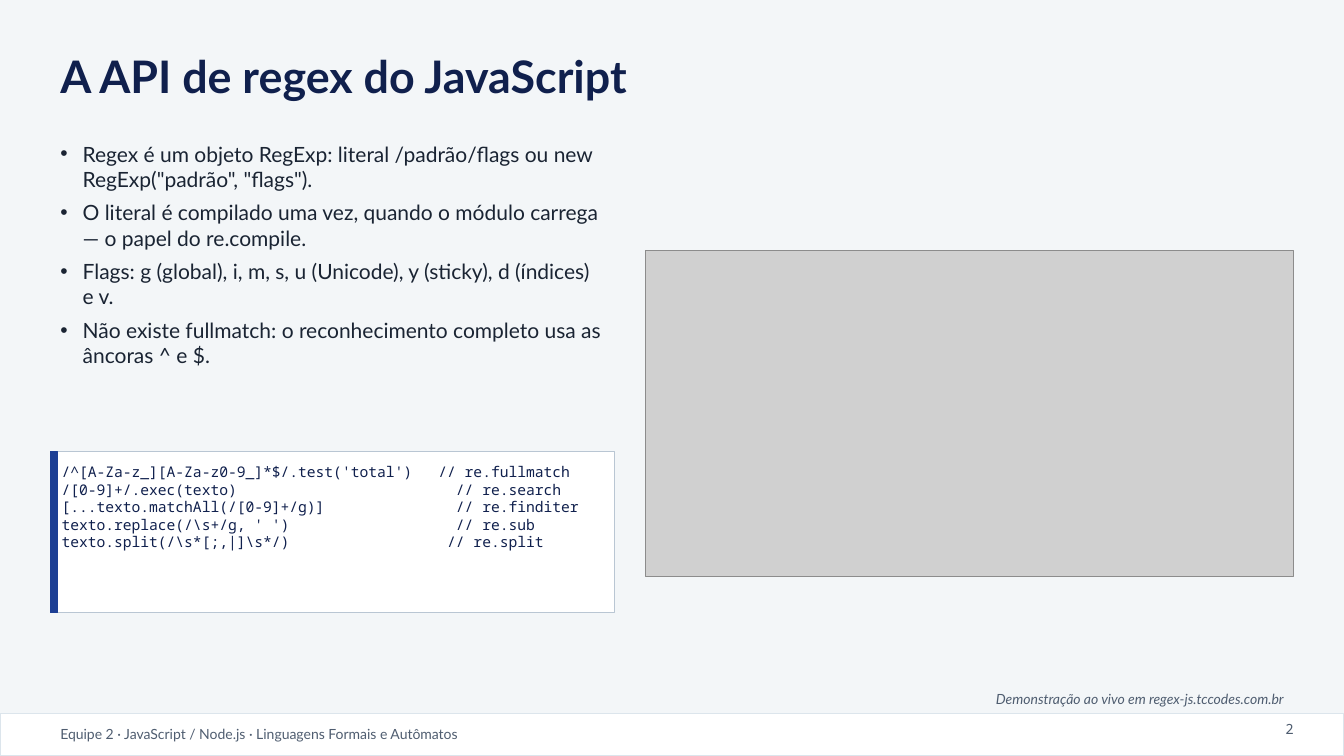
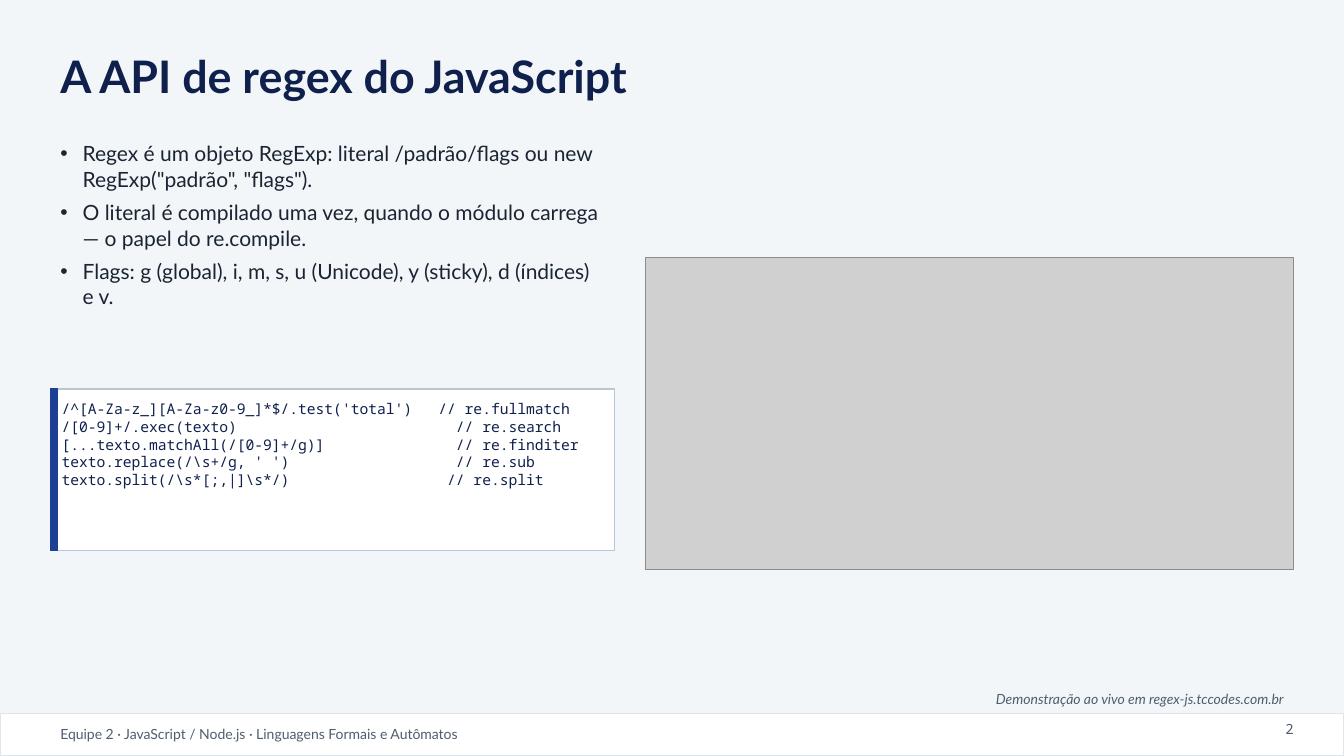
Before and after one commit to ThiagoCCarmona/regex-js, a slide deck: slide 2 of equipe_02_javascript/apresentacao.pptx. Drawn at 1344x756 pixels with LibreOffice and Linux fonts; fonts in the diff are those of the drawing; grey boxes stand for pictures. Boxes give left, top, right and bottom in pixels: in the first picture for what was removed or moved away, otherwise in the second. Text is boxed around its words. In the diff, an @@ line names an element or a change of style, - is before the commit and + after.

```diff
--- a/equipe_02_javascript/apresentacao.pptx
+++ b/equipe_02_javascript/apresentacao.pptx
@@ picture: place and size @@
-picture at [645,250,1294,577]
+picture at [645,257,1294,570]
@@ text at [83,322,601,363]: paragraph removed @@
-• Não existe fullmatch: o reconhecimento completo usa as âncoras ^ e $.
@@ rectangle "/^[A-Za-z_][A-Za-z0-9_]*$/.test('total') // re.fullmatch": place and size @@
-rectangle "/^[A-Za-z_][A-Za-z0-9_]*$/.test('total') // re.fullmatch" at [50,452,615,613]
+rectangle "/^[A-Za-z_][A-Za-z0-9_]*$/.test('total') // re.fullmatch" at [50,389,615,551]
@@ rectangle: place and size @@
-rectangle at [50,452,57,613]
+rectangle at [50,389,57,551]
```
Also in this commit, not shown: 11 other slides changed, 1 slide added, 25 other files.
